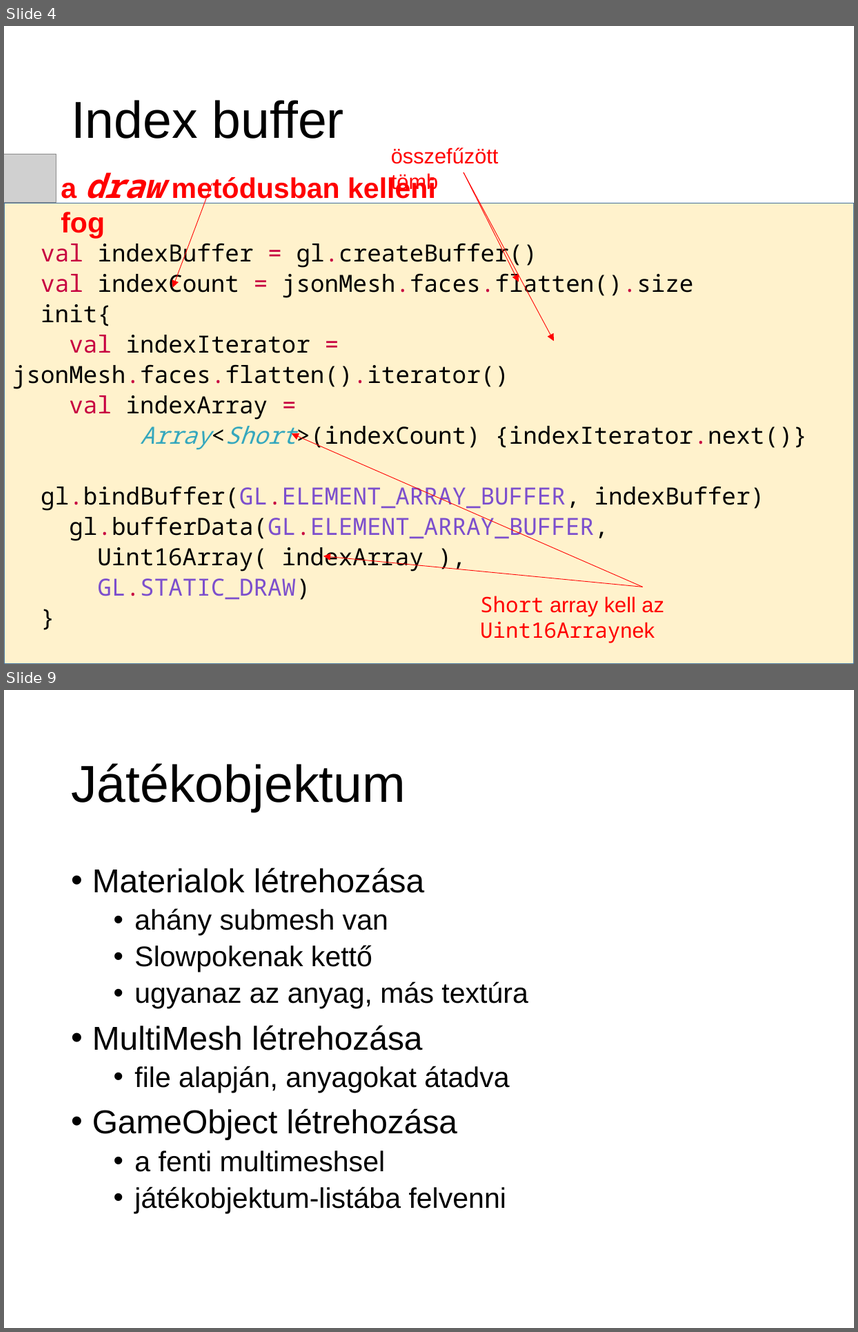
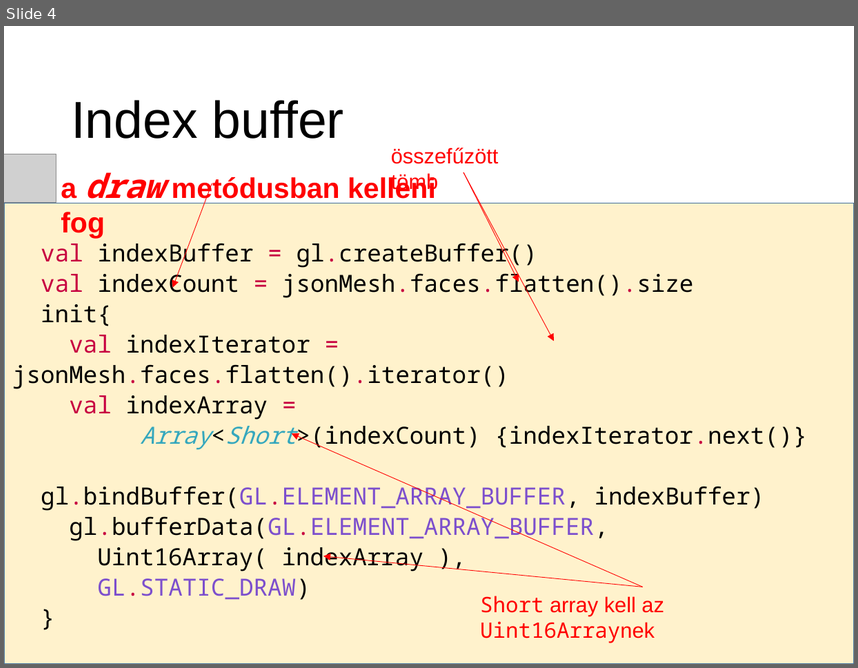
Before and after one commit to szecsi/kogfactory, a slide deck: projects/kog.3gr.030-3d/lab.pptx. Shown one above the other, each under a label of ours: slides 4 and 9 before the commit, slide 4 after it; the slides between them are not shown. The pictures are 858x1332 and 858x668 pixels, drawn with LibreOffice and Linux fonts; fonts in the diff are those of the drawing; grey boxes stand for pictures. Boxes give left, top, right and bottom in pixels: in the first picture for what was removed or moved away, otherwise in the second. Text is boxed around its words. In the diff, an @@ line names an element or a change of style, - is before the commit and + after.

```diff
--- a/projects/kog.3gr.030-3d/lab.pptx
+++ b/projects/kog.3gr.030-3d/lab.pptx
@@ slide 9 removed at (x1=4, y1=690, x2=854, y2=1328), background #FFFFFF @@
@@ title removed at (x1=71, y1=763, x2=406, y2=812) @@
-Játékobjektum
@@ text removed at (x1=92, y1=867, x2=528, y2=1213) @@
-• Materialok létrehozása
-  • ahány submesh van
-  • Slowpokenak kettő
-  • ugyanaz az anyag, más textúra
-• MultiMesh létrehozása
-  • file alapján, anyagokat átadva
-• GameObject létrehozása
-  • a fenti multimeshsel
-  • játékobjektum-listába felvenni
```
Also in this commit, not shown: 4 slides changed, 2 slides added, 2 other slides removed, 5 other files.
